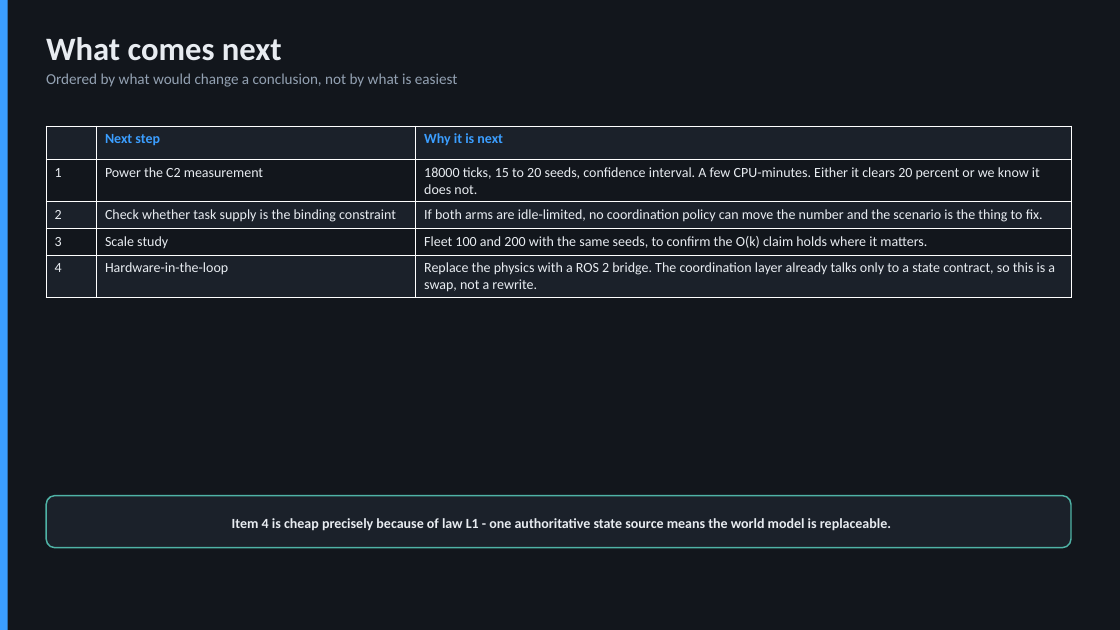
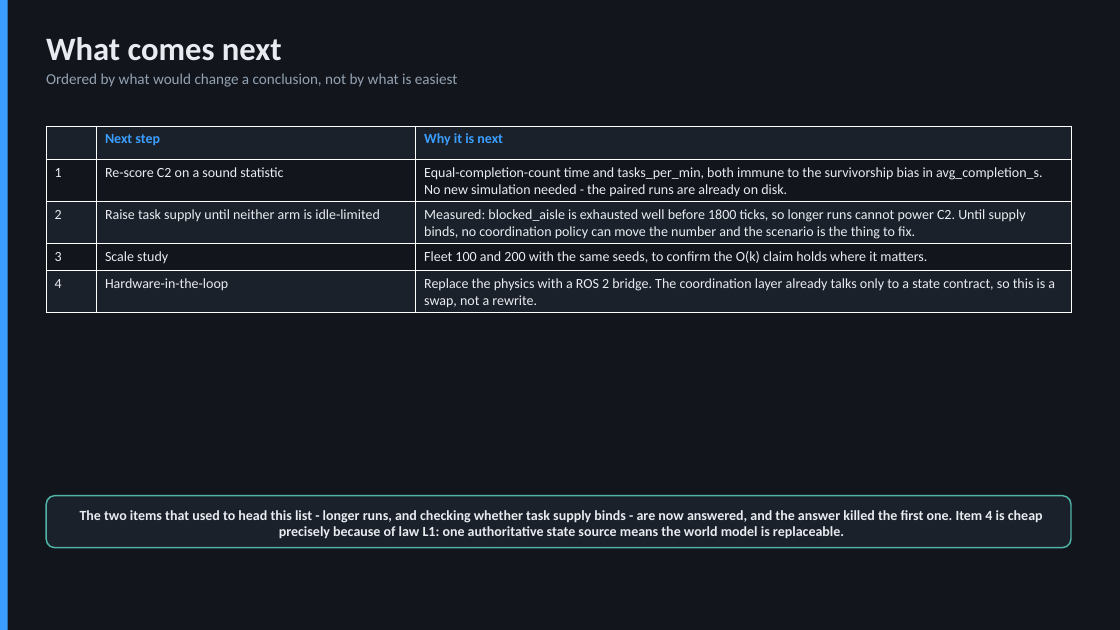
Before and after one commit to adithyad-cs/swarmos-member4-coordination, a slide deck: slide 24 of SWARMOS_Master_Specification_SIH26123.pptx (slide 23 before the commit). Drawn at 1120x630 pixels with LibreOffice and Linux fonts; fonts in the diff are those of the drawing. Boxes give left, top, right and bottom in pixels: in the first picture for what was removed or moved away, otherwise in the second. Text is boxed around its words. In the diff, an @@ line names an element or a change of style, - is before the commit and + after.

```diff
--- a/SWARMOS_Master_Specification_SIH26123.pptx
+++ b/SWARMOS_Master_Specification_SIH26123.pptx
@@ table at <box>46,126,1071,312</box> @@
-row 2, column 2: Power the C2 measurement
+row 2, column 2: Re-score C2 on a sound statistic
-row 2, column 3: 18000 ticks, 15 to 20 seeds, confidence interval. A few CPU-minutes. Either it clears 20 percent or we know it does not.
+row 2, column 3: Equal-completion-count time and tasks_per_min, both immune to the survivorship bias in avg_completion_s. No new simulation needed - the paired runs are already on disk.
-row 3, column 2: Check whether task supply is the binding constraint
+row 3, column 2: Raise task supply until neither arm is idle-limited
-row 3, column 3: If both arms are idle-limited, no coordination policy can move the number and the scenario is the thing to fix.
+row 3, column 3: Measured: blocked_aisle is exhausted well before 1800 ticks, so longer runs cannot power C2. Until supply binds, no coordination policy can move the number and the scenario is the thing to fix.
@@ text in rounded rectangle at <box>80,510,1043,539</box>: text changed @@
-Item 4 is cheap precisely because of law L1 - one authoritative state source means the world model is replaceable.
+The two items that used to head this list - longer runs, and checking whether task supply binds - are now answered, and the answer killed the first one. Item 4 is cheap precisely because of law L1: one authoritative state source means the world model is replaceable.
```
Also in this commit, not shown: 1 other slide changed, 1 slide added, 26 other files.
